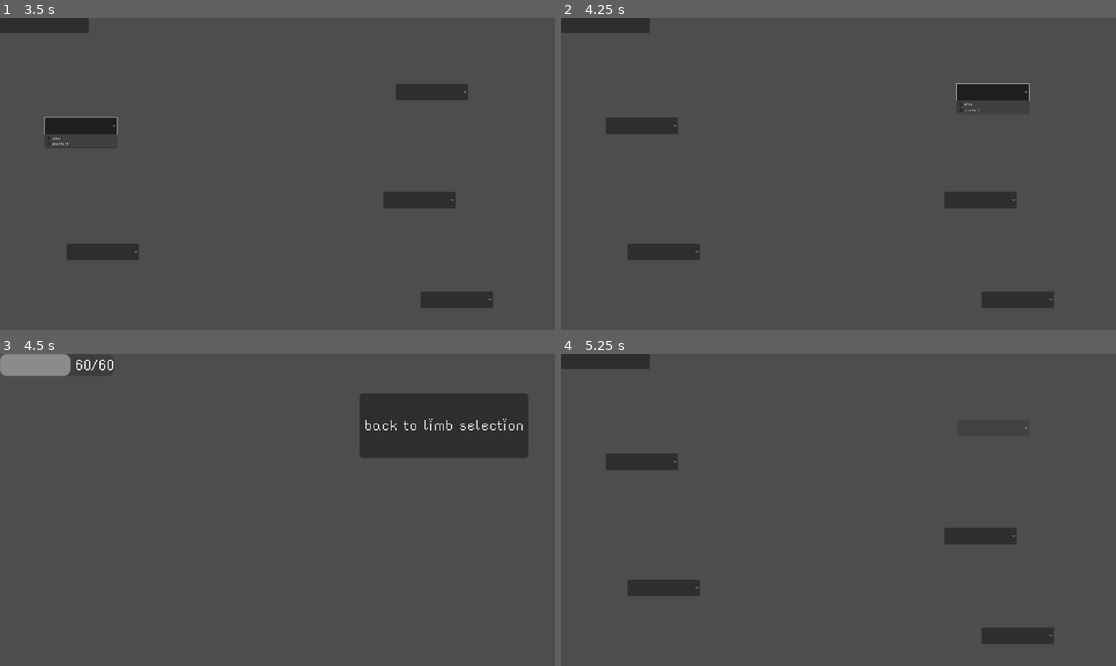
Above: before the commit, frames 1-4 (two rows, left to right).
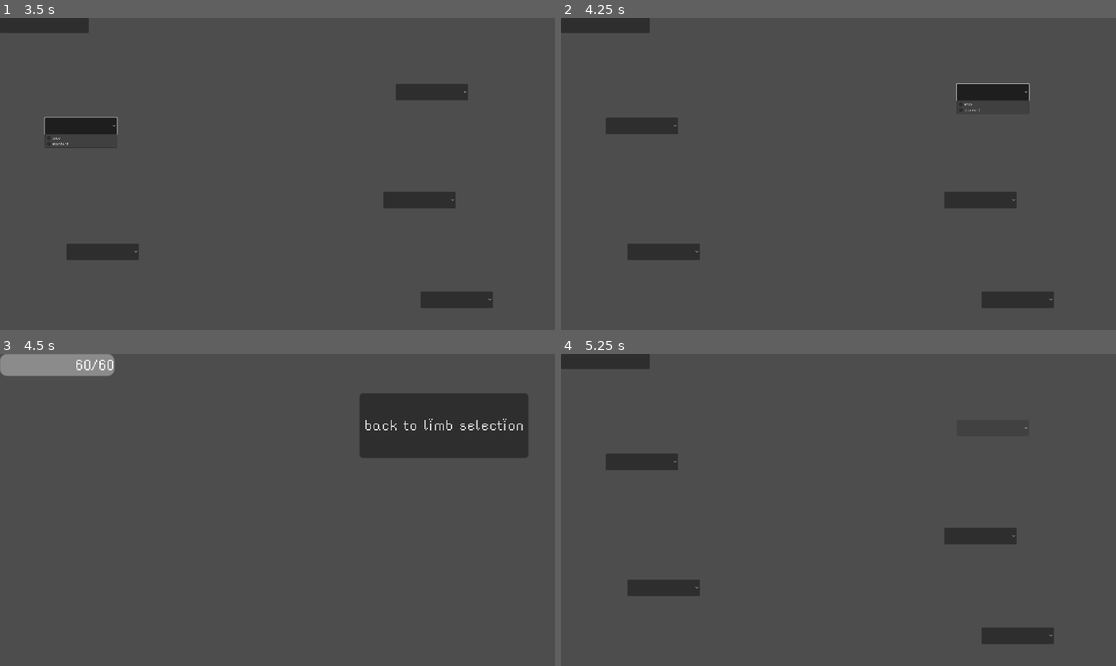
Above: after the commit, the same moments.

Repository: flowerFawn/Robot_game
Game: Godot game, scene res://limb_menu.tscn
The game is run twice, just before and just after one commit, with the same random seed, the same clock (stepped at 60 frames per second) and the same inputs.
Inputs (mouse positions are in pixels of both pictures, inside the frame that each line leads up to):
- Up to frame 1 (3.5 s): click (99, 252) at 0.5 s; click (455, 298) at 1.25 s; click (421, 198) at 2 s; click (83, 127) at 2.75 s
- Up to frame 2 (4.25 s): click (993, 92) at 3.5 s
- Up to frame 3 (4.5 s): click (44, 360) at 4.25 s
- Up to frame 4 (5.25 s): click "back to limb selection" at 5 s

Frames 1-2 are identical in both runs. In frame 3, 0.5% of the frame differs, in the area x 11-21%, y 0-8%; in frame 4, nothing differs.

Commit message:
fixed hp bar, now sets max properly

Diff:
--- a/player_scripts/player_main.gd
+++ b/player_scripts/player_main.gd
@@ -11,6 +11,7 @@
 func _ready():
 	Player_Stats.player_current_hp = total_hp
 	Player_Stats.player_total_hp = total_hp
+	get_node("UIControl").set_max()
 	player_state = "walking"
 	current_forces = Vector2(0, 10)
 
